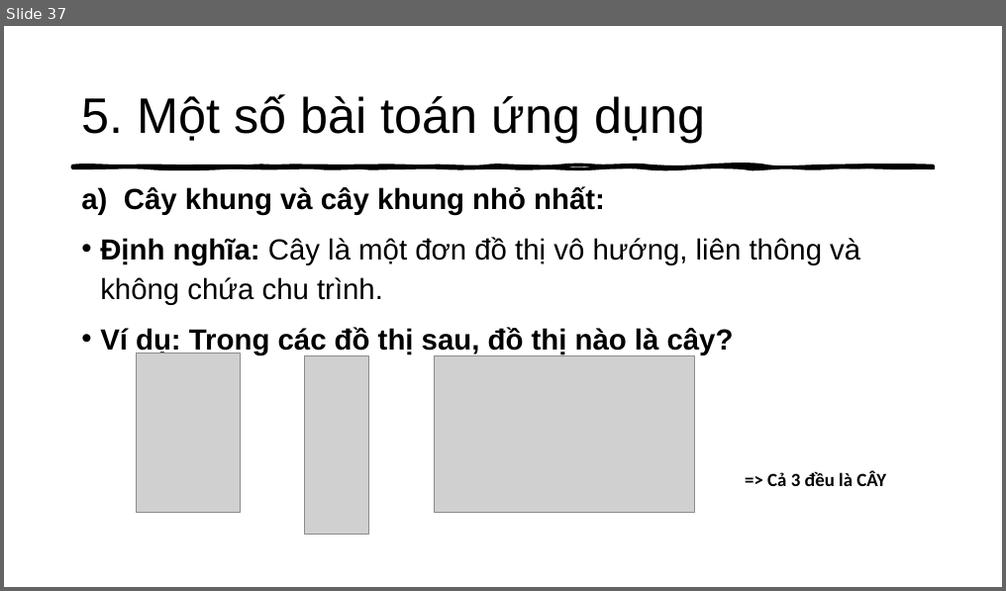
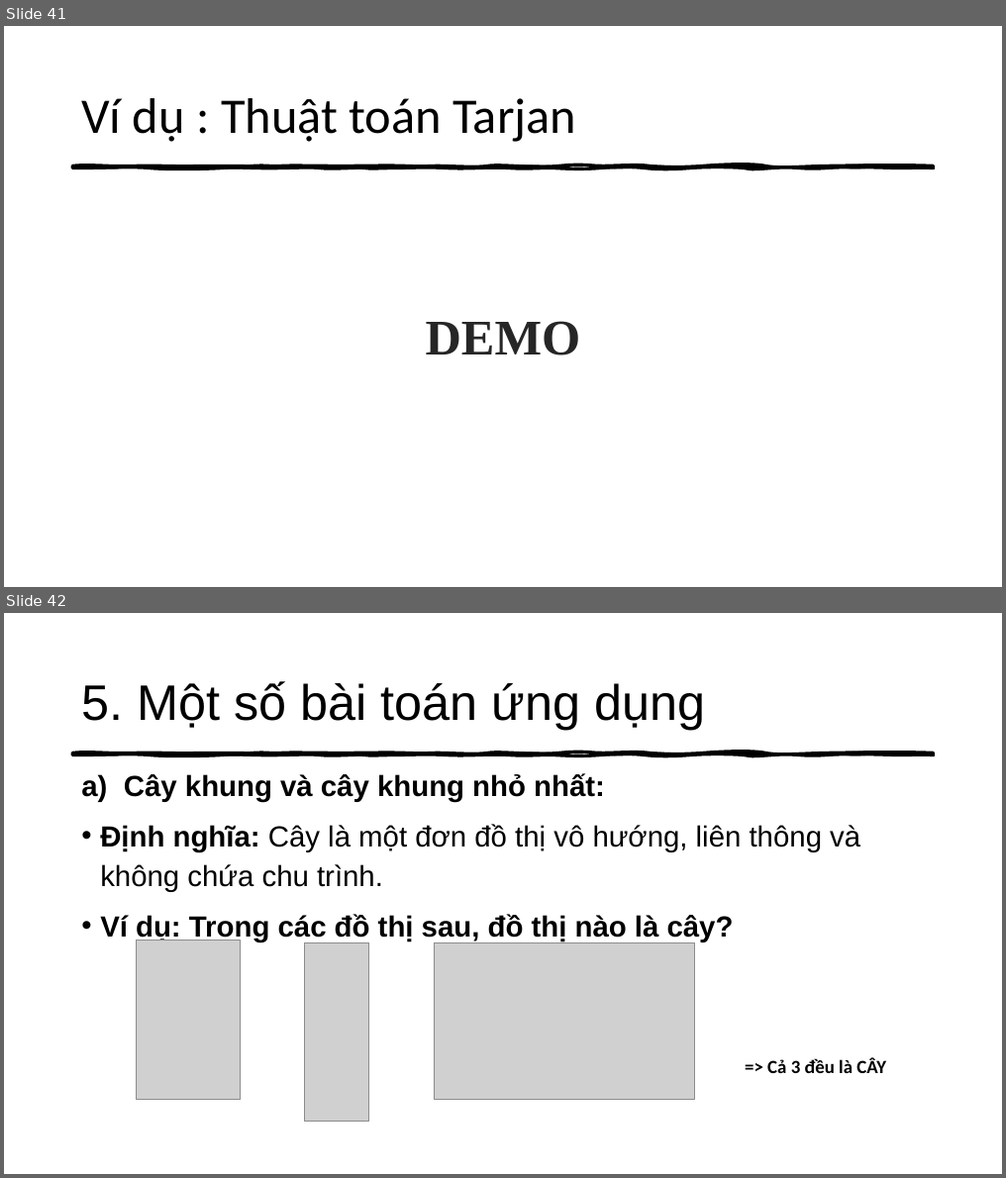
Before and after one commit to thathcmus/CTDL_GT, a slide deck: Cau_Truc_Du_Lieu_Do_Thi_Va_Ung_Dung.pptx. Shown one above the other, each under a label of ours: slide 37 before the commit, slides 41 and 42 after it. The pictures are 1006x591 and 1006x1178 pixels, drawn with LibreOffice and Linux fonts; fonts in the diff are those of the drawing; grey boxes stand for pictures. Boxes give left, top, right and bottom in pixels: in the first picture for what was removed or moved away, otherwise in the second. Text is boxed around its words. In the diff, an @@ line names an element or a change of style, - is before the commit and + after.

```diff
--- a/Cau_Truc_Du_Lieu_Do_Thi_Va_Ung_Dung.pptx
+++ b/Cau_Truc_Du_Lieu_Do_Thi_Va_Ung_Dung.pptx
@@ slide 41 added at [4, 26, 1002, 587], background #FFFFFF; not listed: 1 template element that a slide beside it also shows @@
@@ title added at [81, 98, 576, 142], 48 pt, text #000000 @@
+Ví dụ : Thuật toán Tarjan
@@ text added at [426, 321, 581, 356], 48 pt, text #262626, bold @@
+DEMO
@@ what was slide 37 is now slide 42 @@
```
Also in this commit, not shown: 5 other slides added, 2 other files.
